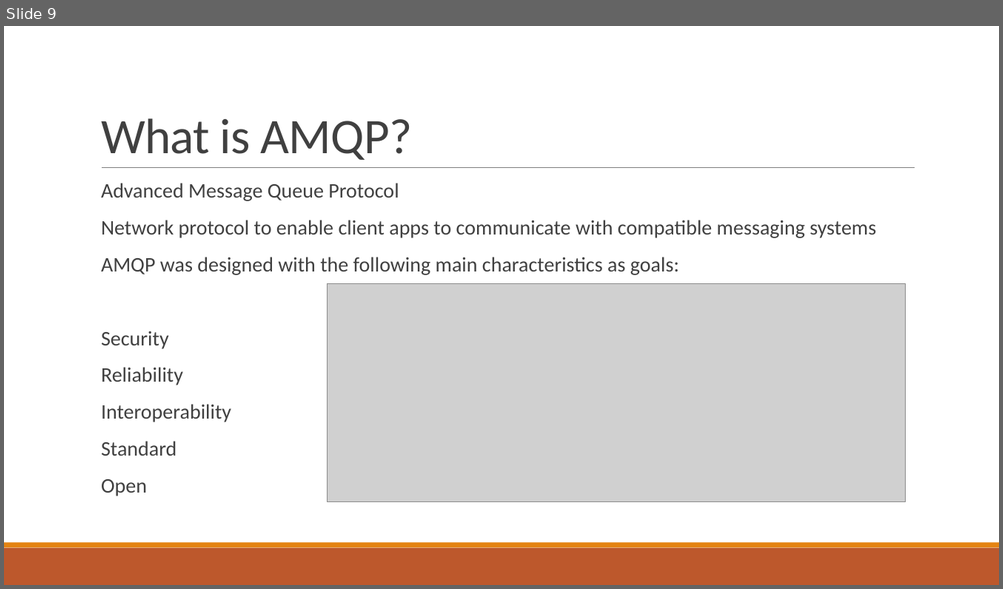
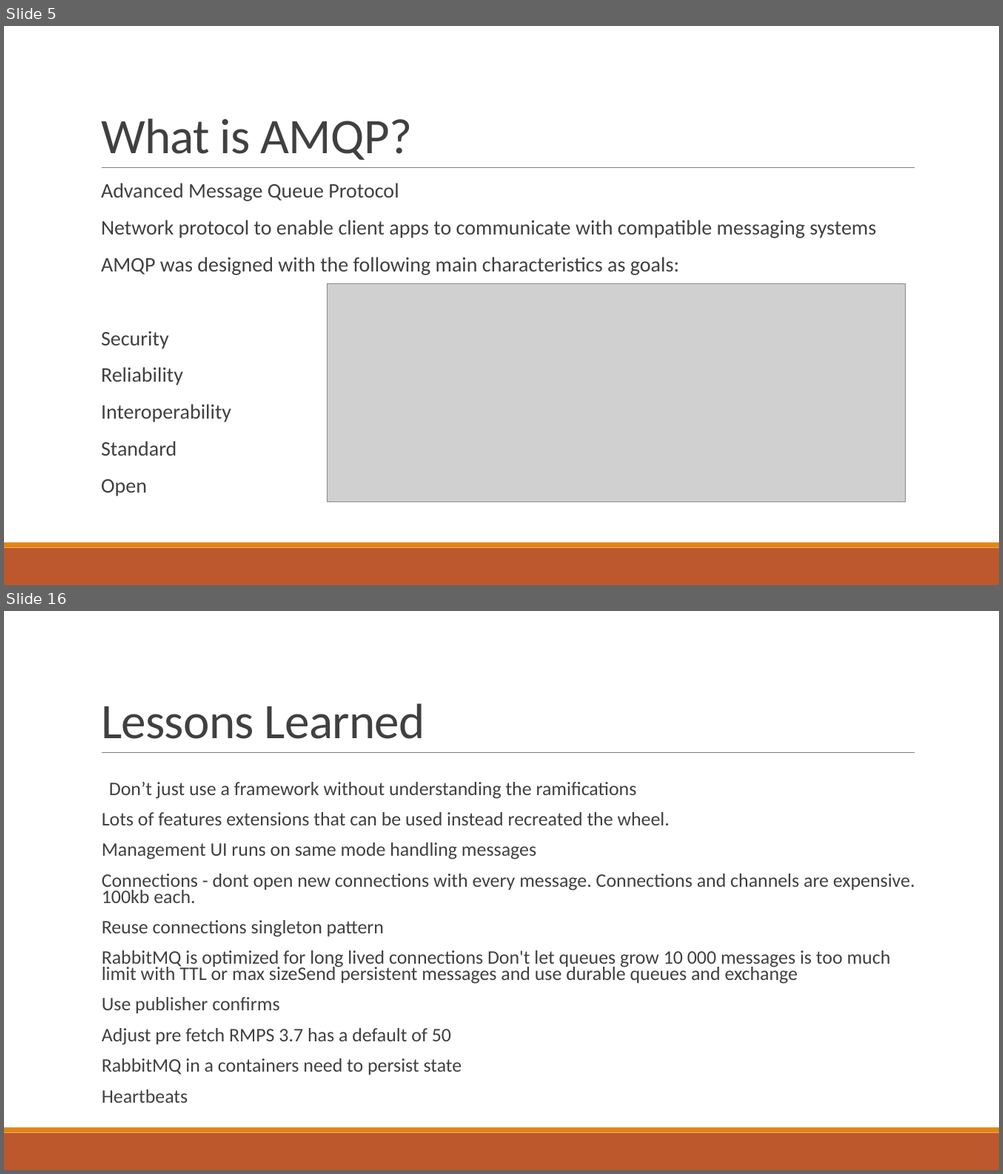
Before and after one commit to JasonRowe/TCCC23, a slide deck: Microservice_plumbing_with_RabbitMQ.pptx. Shown one above the other, each under a label of ours: slide 9 before the commit, slides 5 and 16 after it; the slides between them are not shown. The pictures are 1003x589 and 1003x1174 pixels, drawn with LibreOffice and Linux fonts; fonts in the diff are those of the drawing; grey boxes stand for pictures. Boxes give left, top, right and bottom in pixels: in the first picture for what was removed or moved away, otherwise in the second. Text is boxed around its words. In the diff, an @@ line names an element or a change of style, - is before the commit and + after.

```diff
--- a/Microservice_plumbing_with_RabbitMQ.pptx
+++ b/Microservice_plumbing_with_RabbitMQ.pptx
@@ slide 16 added at bbox=[4, 611, 999, 1170], background #FFFFFF; not listed: 3 template elements that a slide beside it also shows @@
@@ title added at bbox=[101, 703, 425, 739], 48 pt, text #404040 @@
+Lessons Learned
@@ text added at bbox=[102, 782, 915, 1103], 18.5 pt, text #404040 @@
+  Don’t just use a framework without understanding the ramifications
+Lots of features extensions that can be used instead recreated the wheel.
+Management UI runs on same mode handling messages
+Connections - dont open new connections with every message. Connections and channels are expensive. 100kb each.
+Reuse connections singleton pattern
+RabbitMQ is optimized for long lived connections Don't let queues grow 10 000 messages is too much limit with TTL or max sizeSend persistent messages and use durable queues and exchange
+Use publisher confirms
+Adjust pre fetch RMPS 3.7 has a default of 50
+RabbitMQ in a containers need to persist state
+Heartbeats
@@ what was slide 9 is now slide 5 @@
```
Also in this commit, not shown: 5 slides changed, 15 other slides added.
